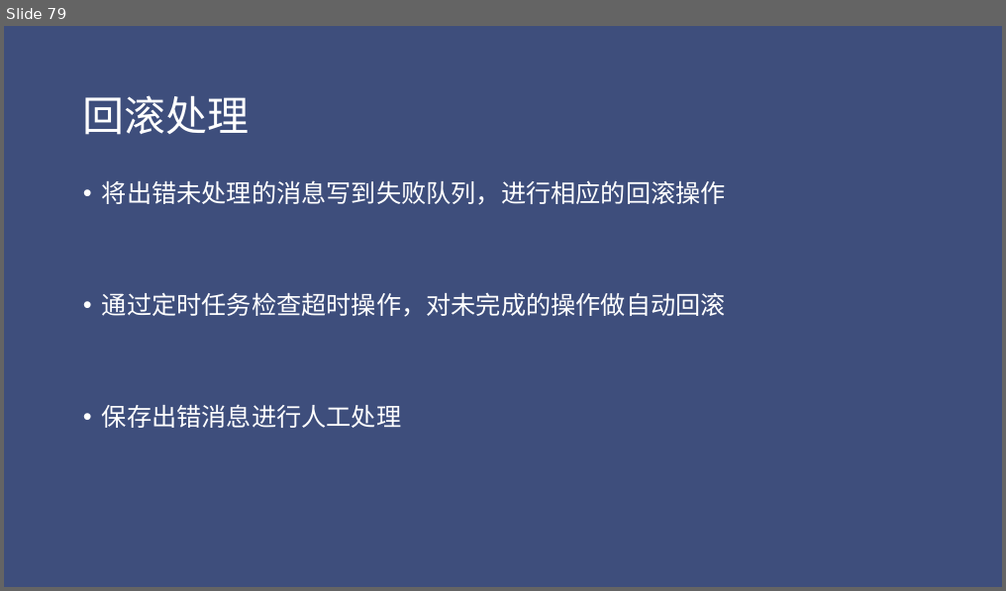
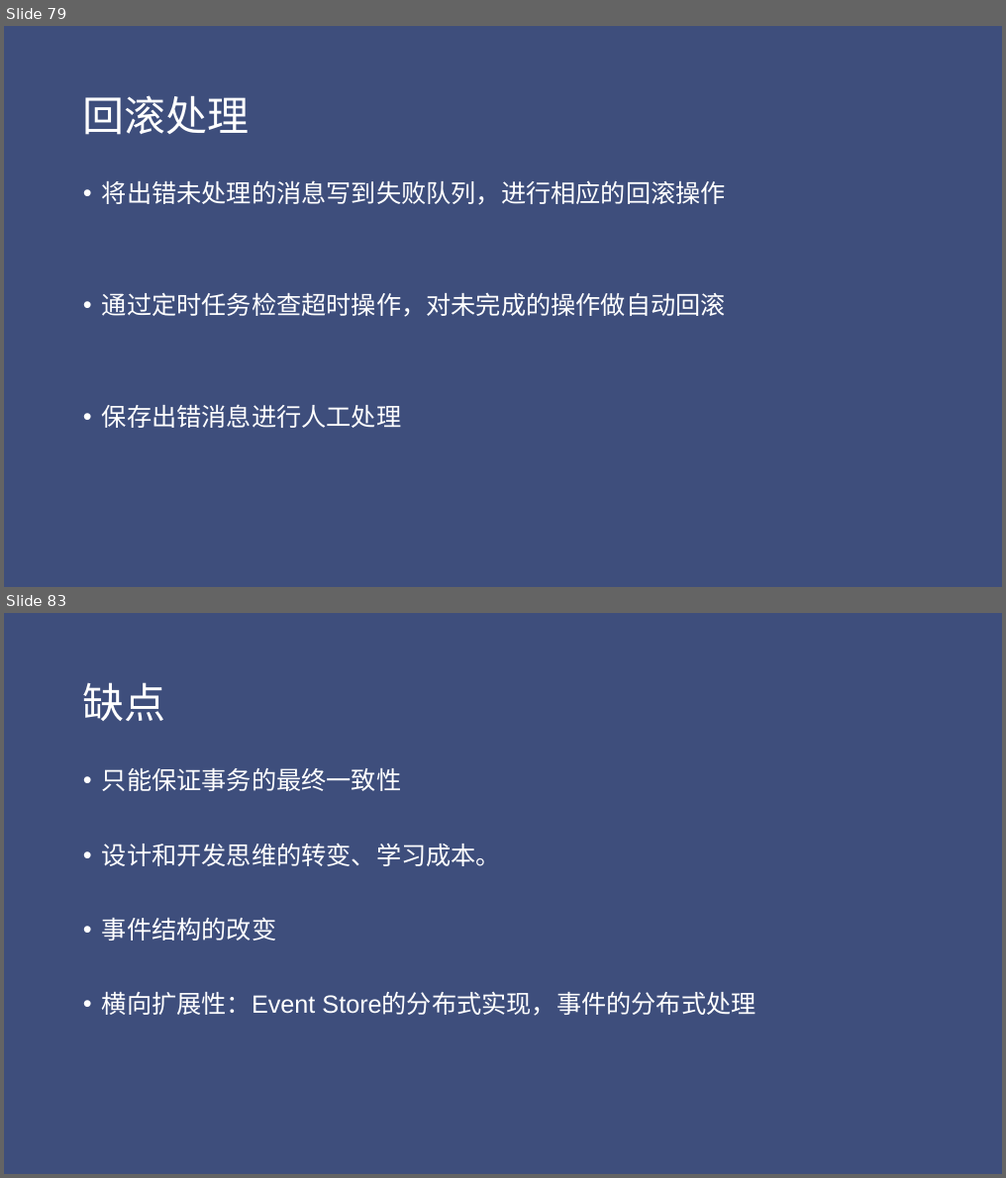
Before and after one commit to jungle0127/springcloudstudy, a slide deck: docs/distributedsystemtransaction.pptx. Shown one above the other, each under a label of ours: slide 79 before the commit, slides 79 and 83 after it; the slides between them are not shown. The pictures are 1006x591 and 1006x1178 pixels, drawn with LibreOffice and Linux fonts; fonts in the diff are those of the drawing. Boxes give left, top, right and bottom in pixels: in the first picture for what was removed or moved away, otherwise in the second. Text is boxed around its words. In the diff, an @@ line names an element or a change of style, - is before the commit and + after.

```diff
--- a/docs/distributedsystemtransaction.pptx
+++ b/docs/distributedsystemtransaction.pptx
@@ slide 83 added at [4, 613, 1002, 1174], background #3E4E7C @@
@@ title added at [83, 682, 166, 721], 40 pt, text #FFFFFF @@
+缺点
@@ text added at [102, 768, 755, 1016], 24 pt, text #FFFFFF @@
+• 只能保证事务的最终一致性
+• 设计和开发思维的转变、学习成本。
+• 事件结构的改变
+• 横向扩展性：Event Store的分布式实现，事件的分布式处理
```
Also in this commit, not shown: 6 slides changed, 6 other slides added, 1 slide removed, 9 other files.
